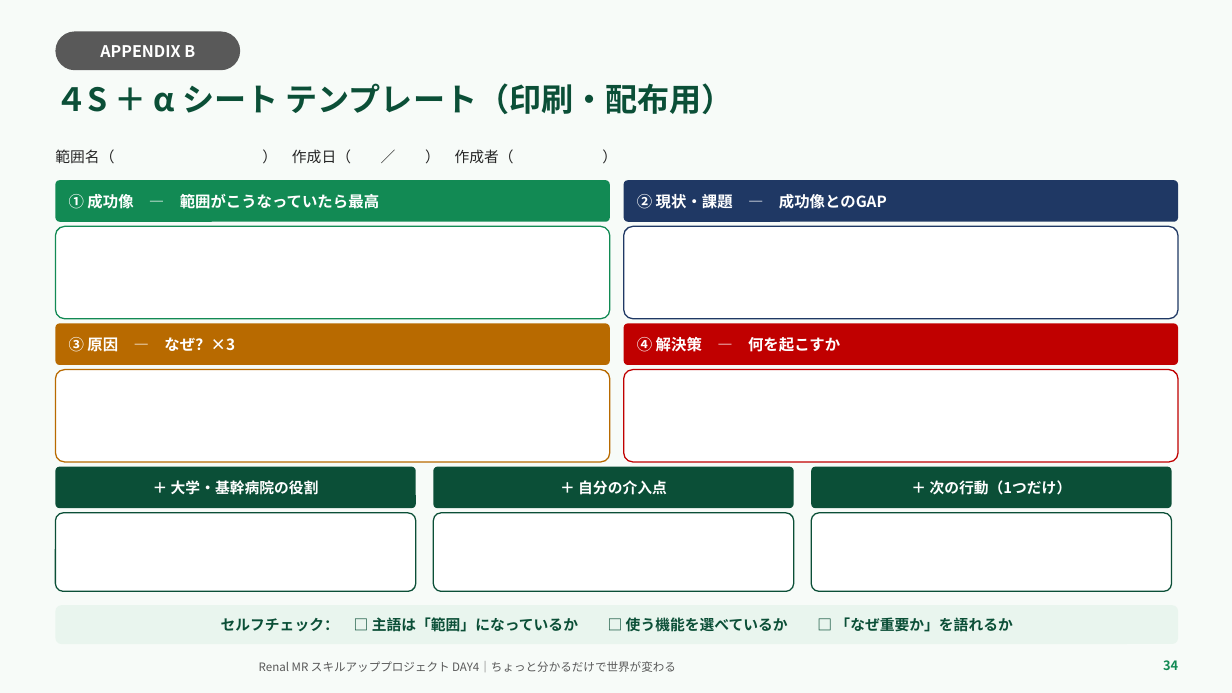
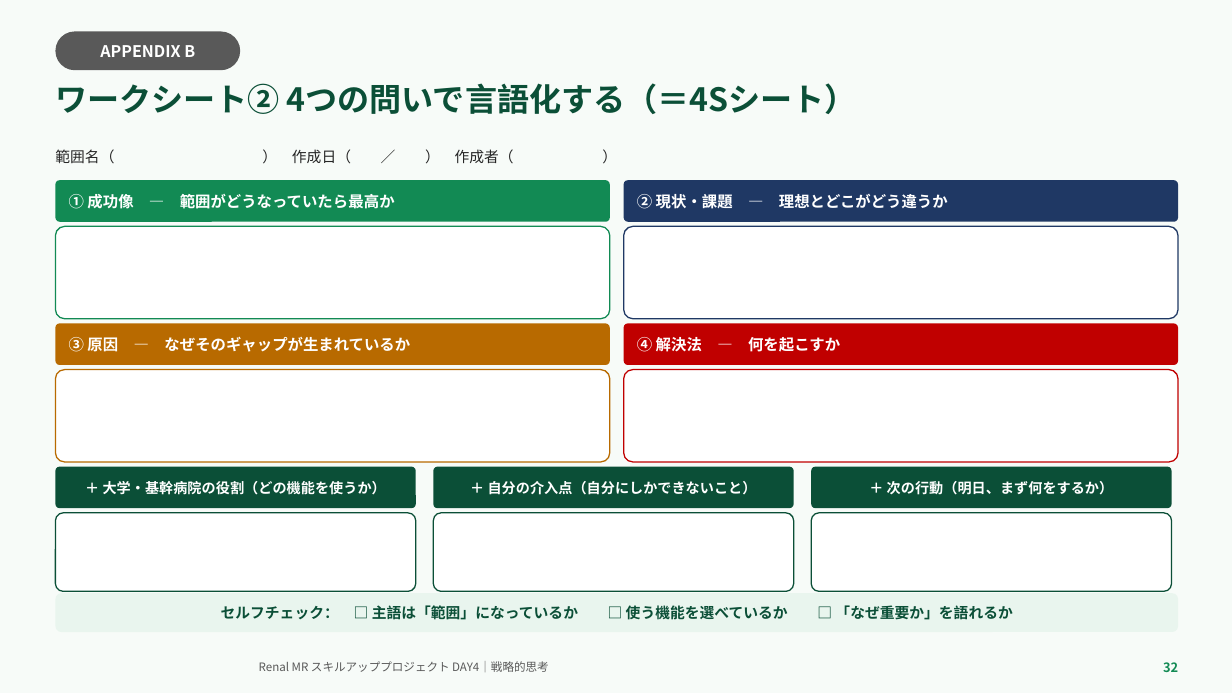
Before and after one commit to TAKUYA-1187/Claude, a slide deck: slide 32 of novartis_training/DAY4_ちょっと分かるだけで世界が変わる.pptx (slide 34 before the commit). Drawn at 1232x693 pixels with LibreOffice and Linux fonts; fonts in the diff are those of the drawing; background and template pictures are left out. Boxes give left, top, right and bottom in pixels: in the first picture for what was removed or moved away, otherwise in the second. Text is boxed around its words. In the diff, an @@ line names an element or a change of style, - is before the commit and + after.

```diff
--- a/novartis_training/DAY4_ちょっと分かるだけで世界が変わる.pptx
+++ b/novartis_training/DAY4_ちょっと分かるだけで世界が変わる.pptx
@@ text at (x1=55, y1=83, x2=856, y2=114): text changed @@
-４S ＋ α シート テンプレート（印刷・配布用）
+ワークシート② 4つの問いで言語化する（＝4Sシート）
@@ text in rounded rectangle at (x1=69, y1=194, x2=395, y2=209): text changed @@
-① 成功像 — 範囲がこうなっていたら最高
+① 成功像 — 範囲がどうなっていたら最高か
@@ text in rounded rectangle at (x1=637, y1=194, x2=948, y2=209): text changed @@
-② 現状・課題 — 成功像とのGAP
+② 現状・課題 — 理想とどこがどう違うか
@@ text in rounded rectangle at (x1=69, y1=334, x2=410, y2=354): text changed @@
-③ 原因 — なぜ？×3
+③ 原因 — なぜそのギャップが生まれているか
@@ text in rounded rectangle at (x1=637, y1=337, x2=840, y2=352): text changed @@
-④ 解決策 — 何を起こすか
+④ 解決法 — 何を起こすか
@@ text in rounded rectangle at (x1=103, y1=481, x2=386, y2=495): text changed; size 11.5 to 11 pt @@
-＋ 大学・基幹病院の役割
+＋ 大学・基幹病院の役割（どの機能を使うか）
@@ text in rounded rectangle at (x1=488, y1=481, x2=757, y2=495): text changed; size 11.5 to 11 pt @@
-＋ 自分の介入点
+＋ 自分の介入点（自分にしかできないこと）
@@ text in rounded rectangle at (x1=887, y1=481, x2=1114, y2=495): text changed; size 11.5 to 11 pt @@
-＋ 次の行動（1つだけ）
+＋ 次の行動（明日、まず何をするか）
@@ rounded rectangle "セルフチェック： □ 主語は「範囲」になっているか □ 使う機能を選べているか ..." moved from (x1=55, y1=605, x2=1178, y2=644) to (x1=55, y1=593, x2=1178, y2=632) @@
@@ text at (x1=259, y1=661, x2=549, y2=672): text changed @@
-Renal MR スキルアッププロジェクト DAY4｜ちょっと分かるだけで世界が変わる
+Renal MR スキルアッププロジェクト DAY4｜戦略的思考
@@ text at (x1=1163, y1=662, x2=1178, y2=672): text changed @@
-34
+32
```
Also in this commit, not shown: 26 other slides changed, 3 slides added, 5 slides removed, 2 other files.
